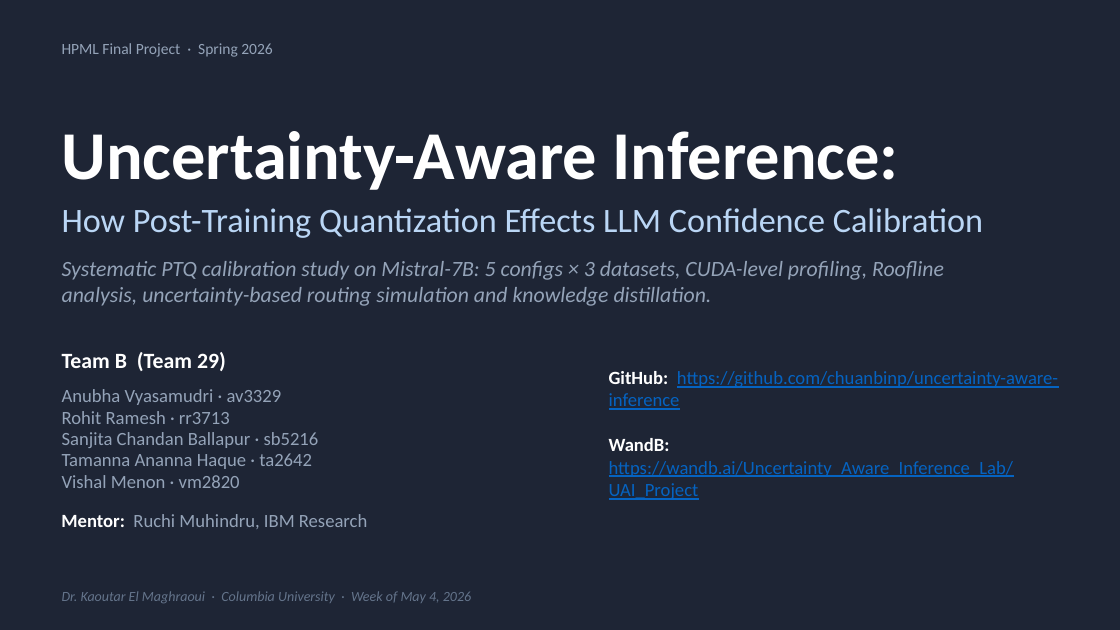
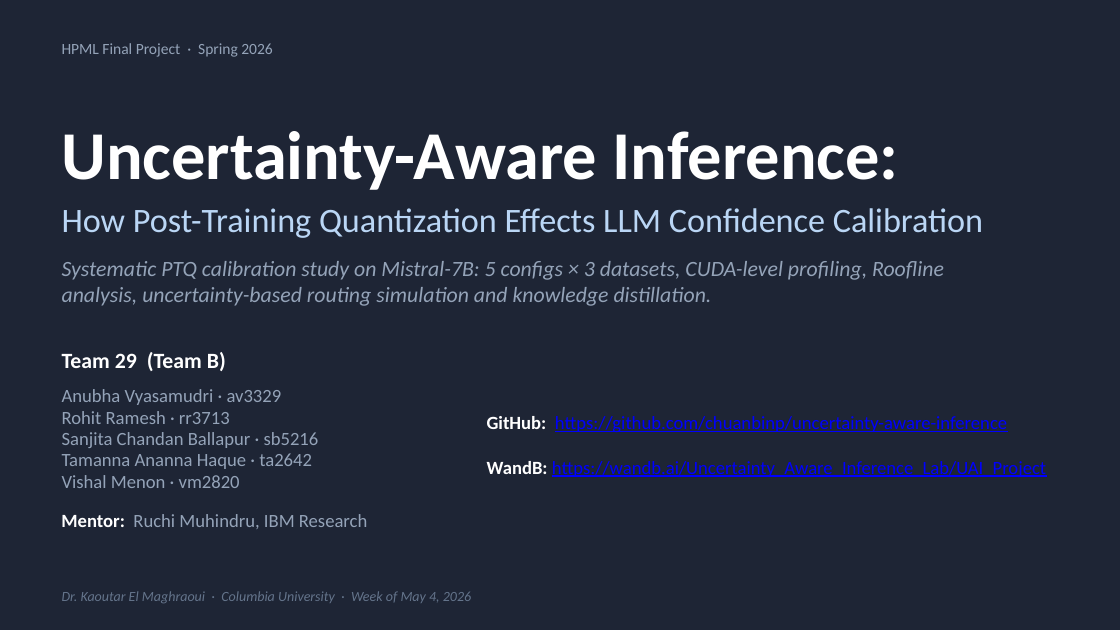
Before and after one commit to chuanbinp/uncertainty-aware-inference, a slide deck: slide 1 of TeamB/deliverables/Team29_Final_Presentation.pptx. Drawn at 1120x630 pixels with LibreOffice and Linux fonts; fonts in the diff are those of the drawing. Boxes give left, top, right and bottom in pixels: in the first picture for what was removed or moved away, otherwise in the second. Text is boxed around its words. In the diff, an @@ line names an element or a change of style, - is before the commit and + after.

```diff
--- a/TeamB/deliverables/Team29_Final_Presentation.pptx
+++ b/TeamB/deliverables/Team29_Final_Presentation.pptx
@@ text at box(62, 352, 226, 371): text changed @@
-Team B (Team 29)
+Team 29 (Team B)
@@ text at box(487, 416, 1007, 432): text colour #0563C1 to #0000FF in "https://github.com/chuanbinp/uncertainty-aware-inference" @@
@@ text "GitHub: https://github.com/chuanbinp/uncertainty-aware-infer ...": place and size @@
-text "GitHub: https://github.com/chuanbinp/uncertainty-aware-infer ..." at box(609, 371, 1058, 500)
+text "GitHub: https://github.com/chuanbinp/uncertainty-aware-infer ..." at box(487, 416, 1046, 477)
@@ text at box(487, 461, 1046, 477): text changed; text colour #0563C1 to #0000FF @@
-WandB:
-https://wandb.ai/Uncertainty_Aware_Inference_Lab/UAI_Project
+WandB: https://wandb.ai/Uncertainty_Aware_Inference_Lab/UAI_Project
```
Also in this commit, not shown: 14 other slides changed, 1 other file.
